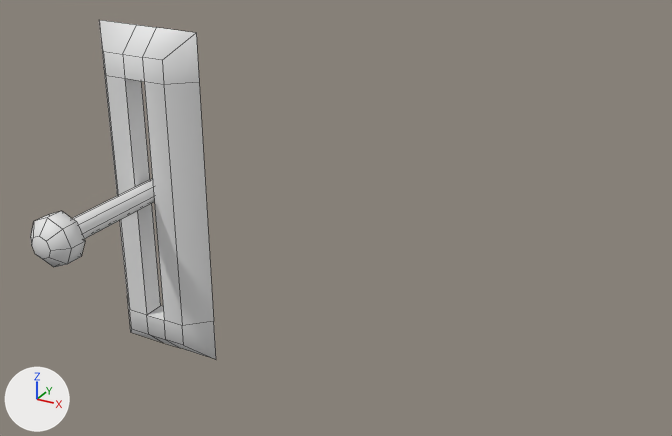
The FBX model FA22 Final/Assets/Assets/Models/needlelever.fbx as it was, and as the next commit left it.
Before and after are seen from a camera (50 mm lens) standing at (1.348, -0.686, 0.161) and looking at (1.014, -0.079, -0.143). Arrows for +X, +Y and +Z are at lower left; the lights stay in place. Mesh edges are drawn as thin lines. Where no turn or scale is listed for an object, it has been applied to the vertices.
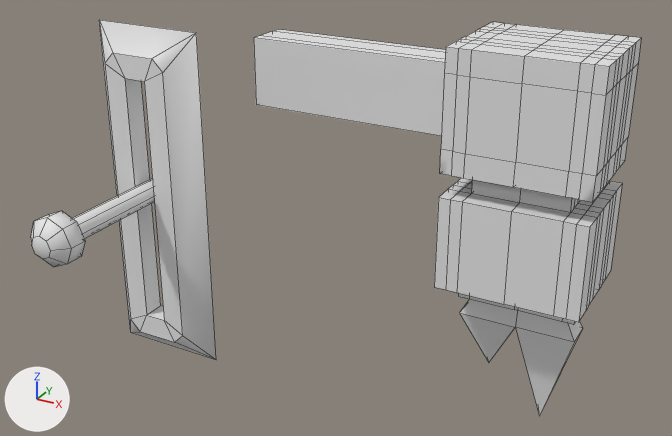
Edits to the bpy script that builds the scene:
```text
Change me_cylinder:
    used by ob_cylinder_013; location = (0.85, -0.1, -0.14)
    remove me_cylinder.from_pydata(...)  # 72 vertices, 58 faces; spans x -0.05..0.05, y -0.14..0.02, z -0.16..0.14
    add me_cylinder.from_pydata(...)  # 358 vertices, 354 faces; spans x -0.05..0.36, y -0.14..0.15, z -0.19..0.14
    me_cylinder part 1: a new loose piece of 298 vertices spanning x 0.05..0.36, y 0.05..0.15, z -0.19..0.14
    me_cylinder part 2
    20 vertices are removed from x -0.05..0.05, y -0.02..0.0, z -0.16..0.14
    20 faces are deleted
    8 vertices are added at x -0.03..0.03, y -0.02, z -0.14..0.12
    16 new faces join them
    me_cylinder part 3: the surface is now shaded flat
```

What differs and where, as boxes (x1, y1, x2, y2) in the pictures (672 x 436 px; the box of a moved part takes in the faces that stretch with it):
'Cylinder.013', reshaped (228% wider, 17% taller)
    before: (31, 20, 216, 359)
    after: (31, 20, 641, 416)
part 1 of me_cylinder, added
    after: (254, 22, 641, 416)
part 2 of me_cylinder, moved or reshaped
    both: (99, 20, 216, 359)
